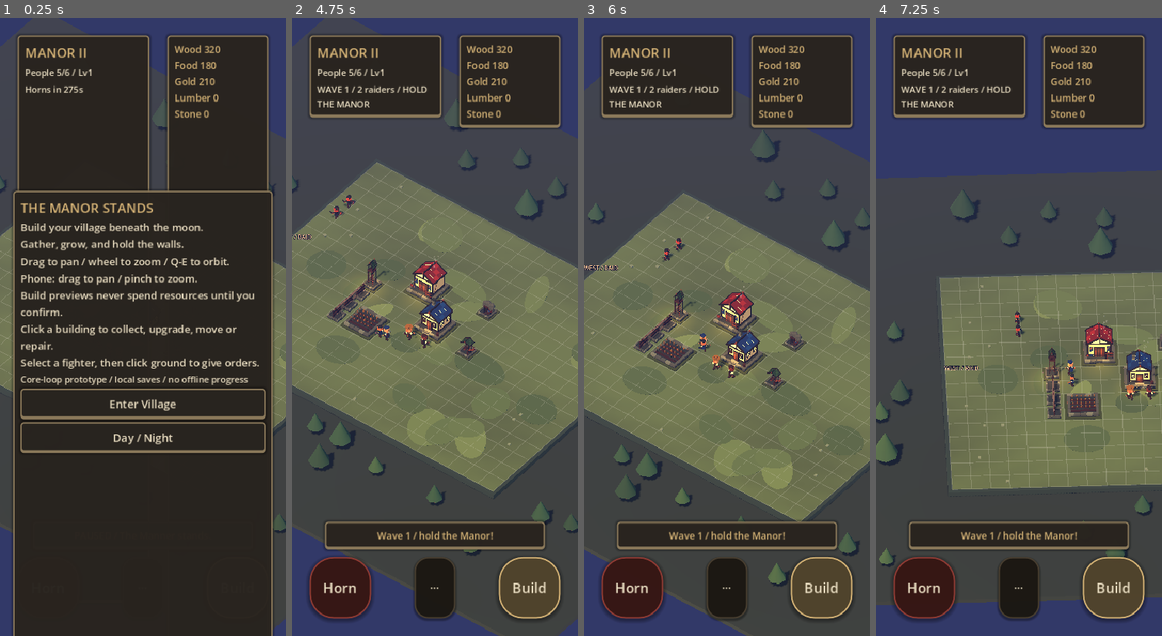
Above: before the commit, frames 1-4 (left to right).
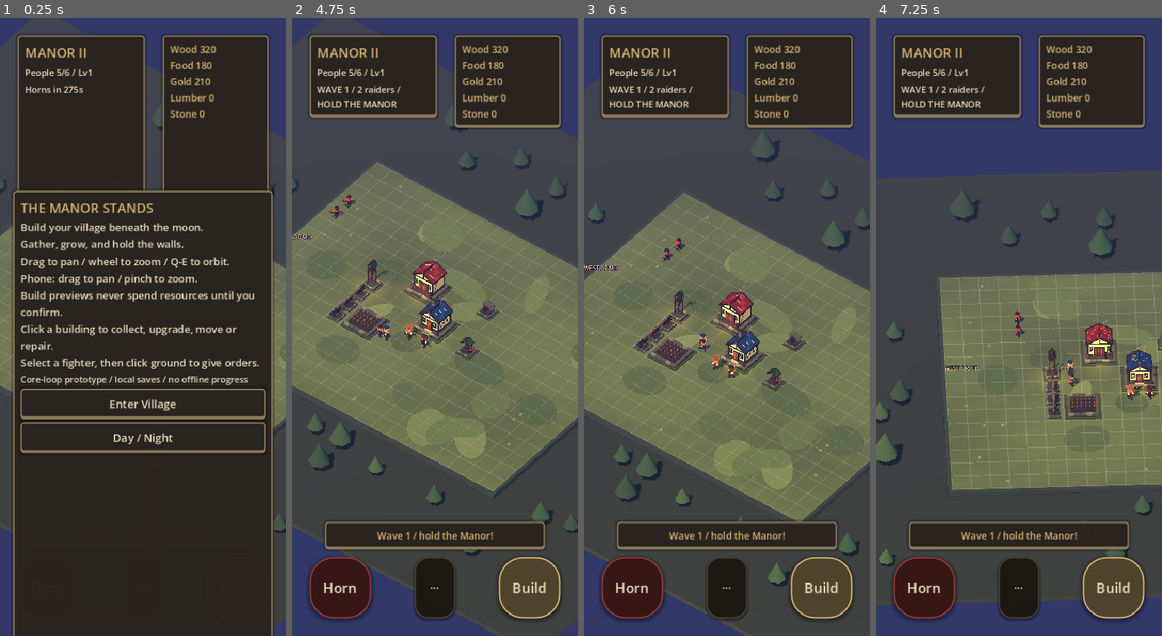
Above: after the commit, the same moments.

Repository: lifetimeballer1/midnight-manor-2
Game: Godot game, scene res://scenes/game.tscn
Same seed, same stepped clock (60 frames per second), same inputs: the game is played once before the commit and once after it.
Inputs (mouse positions are in pixels of both pictures, inside the frame that each line leads up to):
- Up to frame 1 (0.25 s): no input
- Up to frame 2 (4.75 s): click "Enter Village" at 0.5 s; click "Horn" at 1.25 s; click "···" at 2 s; click "Build" at 2.75 s; click "Wheat Farm 55 Wood / 1 owned" at 3.5 s; click "Cancel" at 4.25 s
- Up to frame 3 (6 s): tap Enter (ui_accept) at 5, 5.27 s; move the mouse to (789, 296) at 5.02 s; hold Right (ui_right) 5.03-5.75 s; tap Shift at 5.1 s; click (789, 296) at 5.17 s; drag from (669, 357) to (712, 450) at 5.77 s
- Up to frame 4 (7.25 s): move the mouse to (1047, 191) at 6.52 s; hold Right (ui_right) from 6.53 s (still down); hold Q from 6.53 s (still down)

The runs differ from the first frame. In frame 1, 1.9% of the frame differs, in the area x 49-95%, y 2-28%; in frame 2, 1.6%; in frame 3, 1.7%; in frame 4, 1.7%.

Commit message:
Fix portrait HUD corner overlap

Diff:
--- a/scripts/game/village_game.gd
+++ b/scripts/game/village_game.gd
@@ -994,10 +994,13 @@
 	bottom.offset_top = -bar_h - safe
 	bottom.offset_bottom = -safe
 	# Corners are structural now (ATTACK left, SHOP right): no reorder needed.
-	var dock_width: float = (size.x - 44) * 0.52 if narrow else UI.RAIL_WIDTH + 198.0
+	# Reserve both safe margins plus a real gap so portrait widths never overlap.
+	var corner_gap: float = 8.0
+	var corner_width: float = maxf(0.0, size.x - safe * 2.0 - corner_gap)
+	var dock_width: float = corner_width * 0.52 if narrow else UI.RAIL_WIDTH + 198.0
 	left_dock.size = Vector2(dock_width, 0)
 	left_dock.position = Vector2(safe, safe)
-	var stack_width: float = (size.x - 44) * 0.48 if narrow else 226.0
+	var stack_width: float = corner_width * 0.48 if narrow else 226.0
 	if small:
 		stack_width = minf(165.0, size.x - dock_width - safe * 3.0)
 	resource_stack.size = Vector2(stack_width, 0)
